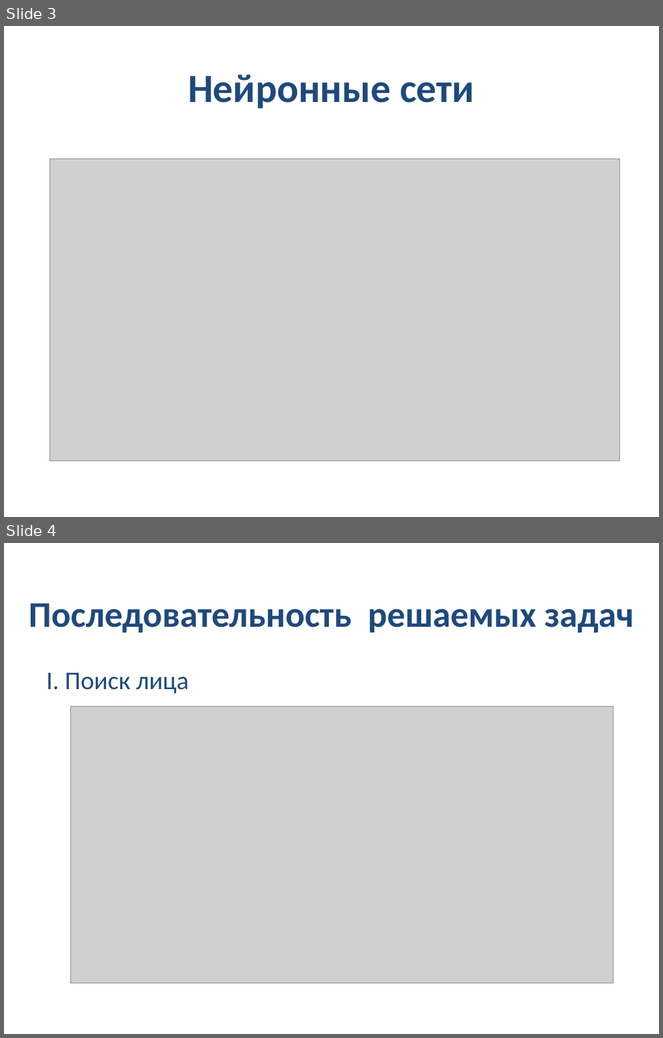
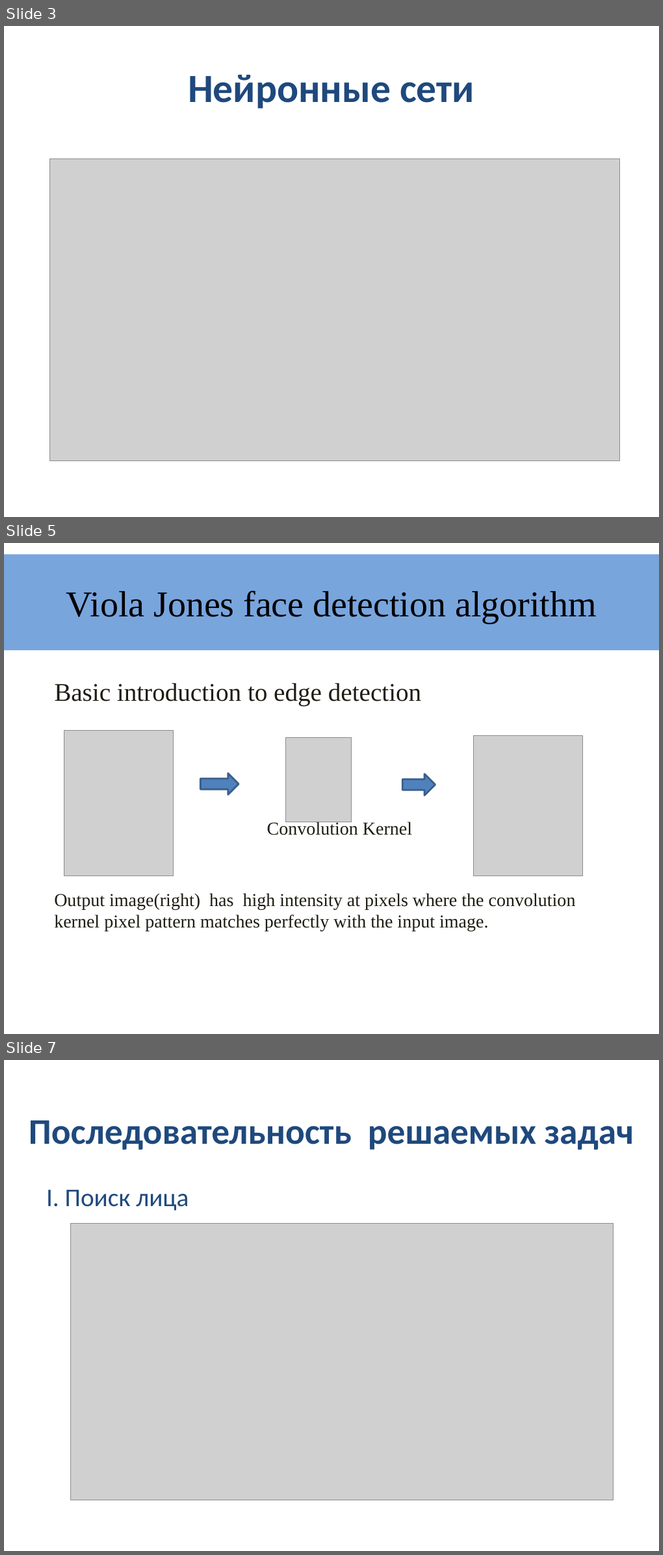
Before and after one commit to ohld/edipus, a slide deck: presentation_files/Презентация.pptx. Shown one above the other, each under a label of ours: slides 3 and 4 before the commit, slides 3, 5 and 7 after it; the slides between them are not shown. The pictures are 663x1038 and 663x1555 pixels, drawn with LibreOffice and Linux fonts; fonts in the diff are those of the drawing; grey boxes stand for pictures; background and template pictures are left out. Boxes give left, top, right and bottom in pixels: in the first picture for what was removed or moved away, otherwise in the second. Text is boxed around its words. In the diff, an @@ line names an element or a change of style, - is before the commit and + after.

Commit message:
updated presentation
add information about finding faces on images

```diff
--- a/presentation_files/Презентация.pptx
+++ b/presentation_files/Презентация.pptx
@@ slide 5 added at bbox=[4, 543, 659, 1034], background #FFFFFF @@
@@ title added at bbox=[4, 554, 659, 650], fill #558ED5 at 79% opacity, 40 pt, text #000000 @@
+Viola Jones face detection algorithm
@@ text added at bbox=[54, 683, 576, 932], 20 pt, text #1E1C11 @@
+Basic introduction to edge detection
+Convolution Kernel
+Output image(right) has high intensity at pixels where the convolution kernel pixel pattern matches perfectly with the input image.
@@ picture added at bbox=[64, 730, 174, 876] @@
@@ picture added at bbox=[285, 737, 352, 822] @@
@@ picture added at bbox=[474, 735, 583, 876] @@
@@ right arrow added at bbox=[200, 774, 239, 795], fill #4F81BD, outline #3A5F8C 2 pt @@
@@ right arrow added at bbox=[402, 774, 435, 796], fill #4F81BD, outline #3A5F8C 2 pt @@
@@ what was slide 4 is now slide 7 @@
```
Also in this commit, not shown: 2 slides changed, 3 other slides added, 1 slide removed.
